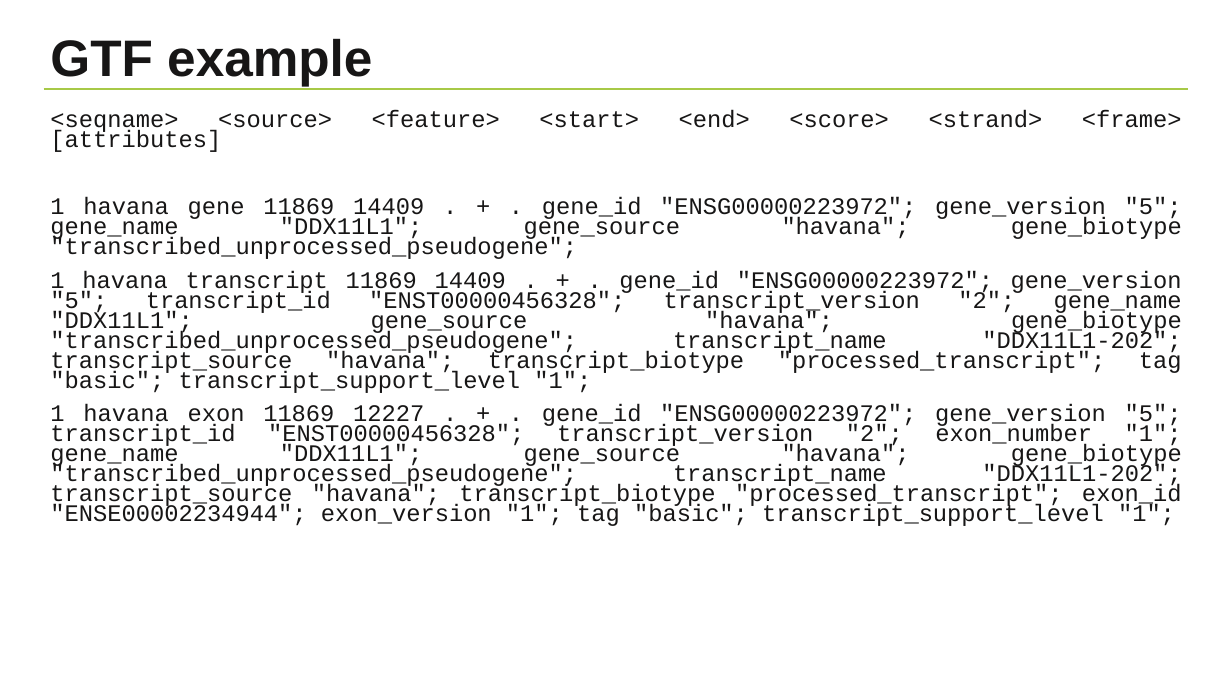
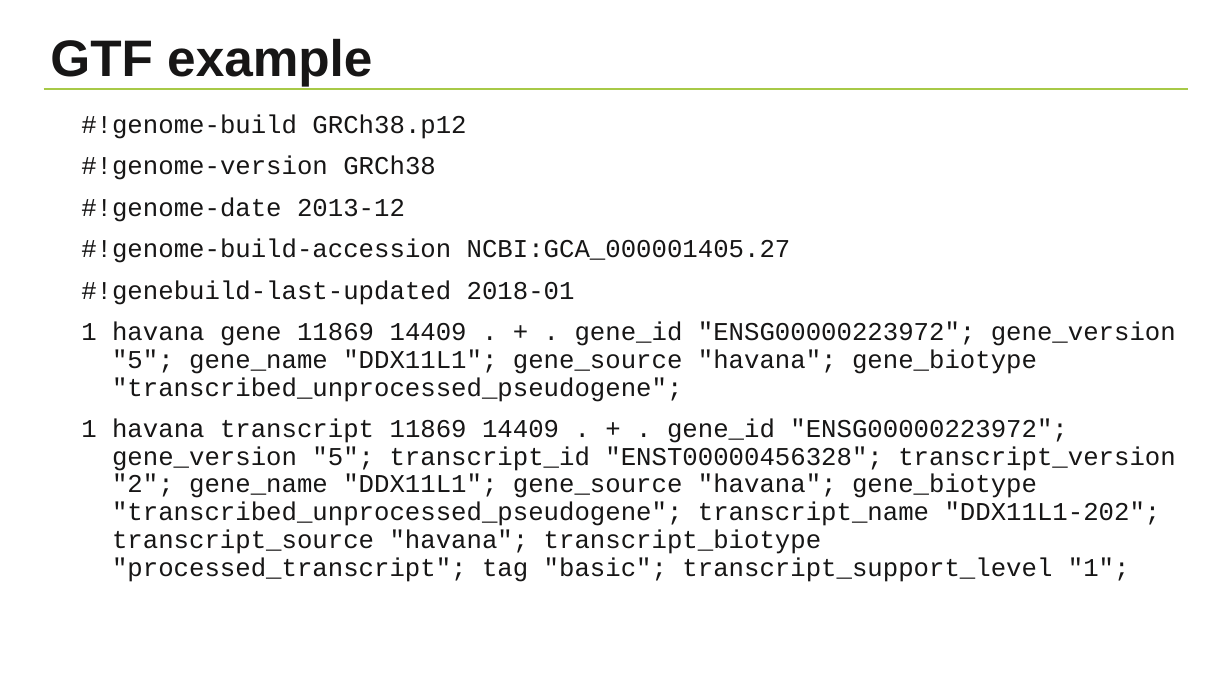
Before and after one commit to NBISweden/workshop-python, a slide deck: slide 10 of lectures/Project.pptx (slide 12 before the commit). Drawn at 1232x693 pixels with LibreOffice and Linux fonts; fonts in the diff are those of the drawing; background and template pictures are left out. Boxes give left, top, right and bottom in pixels: in the first picture for what was removed or moved away, otherwise in the second. Text is boxed around its words. In the diff, an @@ line names an element or a change of style, - is before the commit and + after.

```diff
--- a/lectures/Project.pptx
+++ b/lectures/Project.pptx
@@ text at bbox=[81, 114, 791, 305]: text changed; size 18.5 to 20 pt @@
-<seqname> <source> <feature> <start> <end> <score> <strand> <frame> [attributes]
+#!genome-build GRCh38.p12
+#!genome-version GRCh38
+#!genome-date 2013-12
+#!genome-build-accession NCBI:GCA_000001405.27
+#!genebuild-last-updated 2018-01
@@ text at bbox=[81, 321, 1176, 582]: size 18.5 to 20 pt in "1 havana gene 11869 14409 . + ...", "1 havana transcript 11869 14409 . + ..."; alignment justified to left; indent changed; line spacing 0.7 to 0.9 @@
@@ text at bbox=[50, 404, 1182, 526]: paragraph removed @@
-1 havana exon 11869 12227 . + . gene_id "ENSG00000223972"; gene_version "5"; transcript_id "ENST00000456328"; transcript_version "2"; exon_number "1"; gene_name "DDX11L1"; gene_source "havana"; gene_biotype "transcribed_unprocessed_pseudogene"; transcript_name "DDX11L1-202"; transcript_source "havana"; transcript_biotype "processed_transcript"; exon_id "ENSE00002234944"; exon_version "1"; tag "basic"; transcript_support_level "1";
```
Also in this commit, not shown: 3 other slides changed, 1 slide added, 1 other file.
